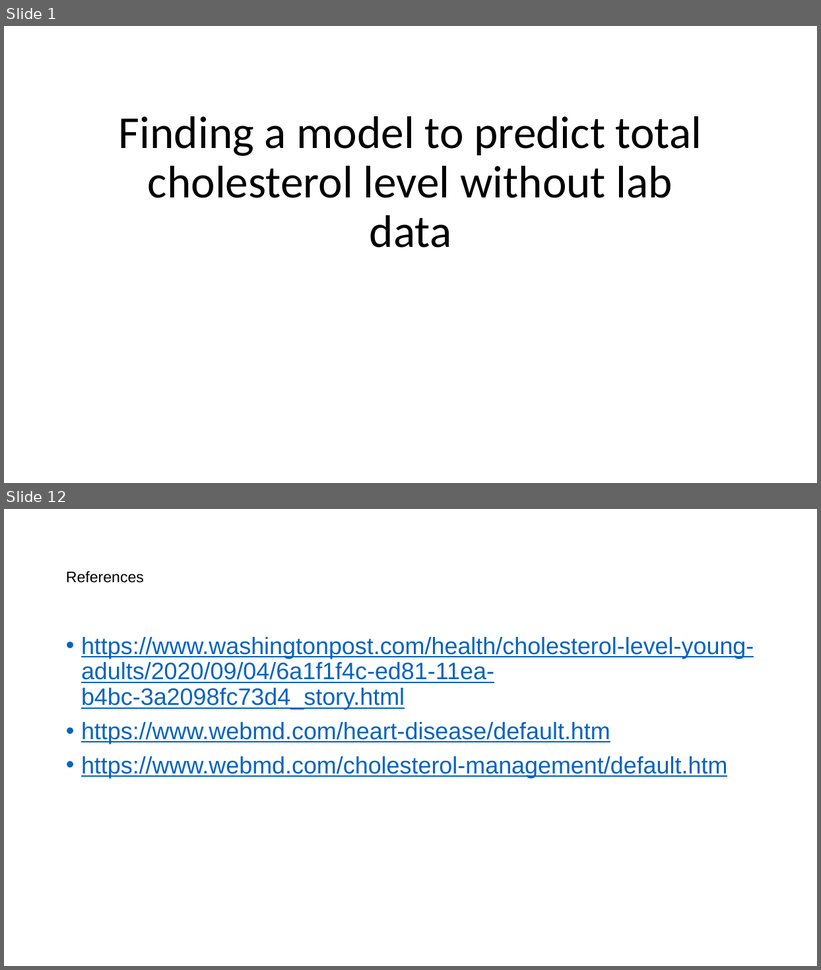
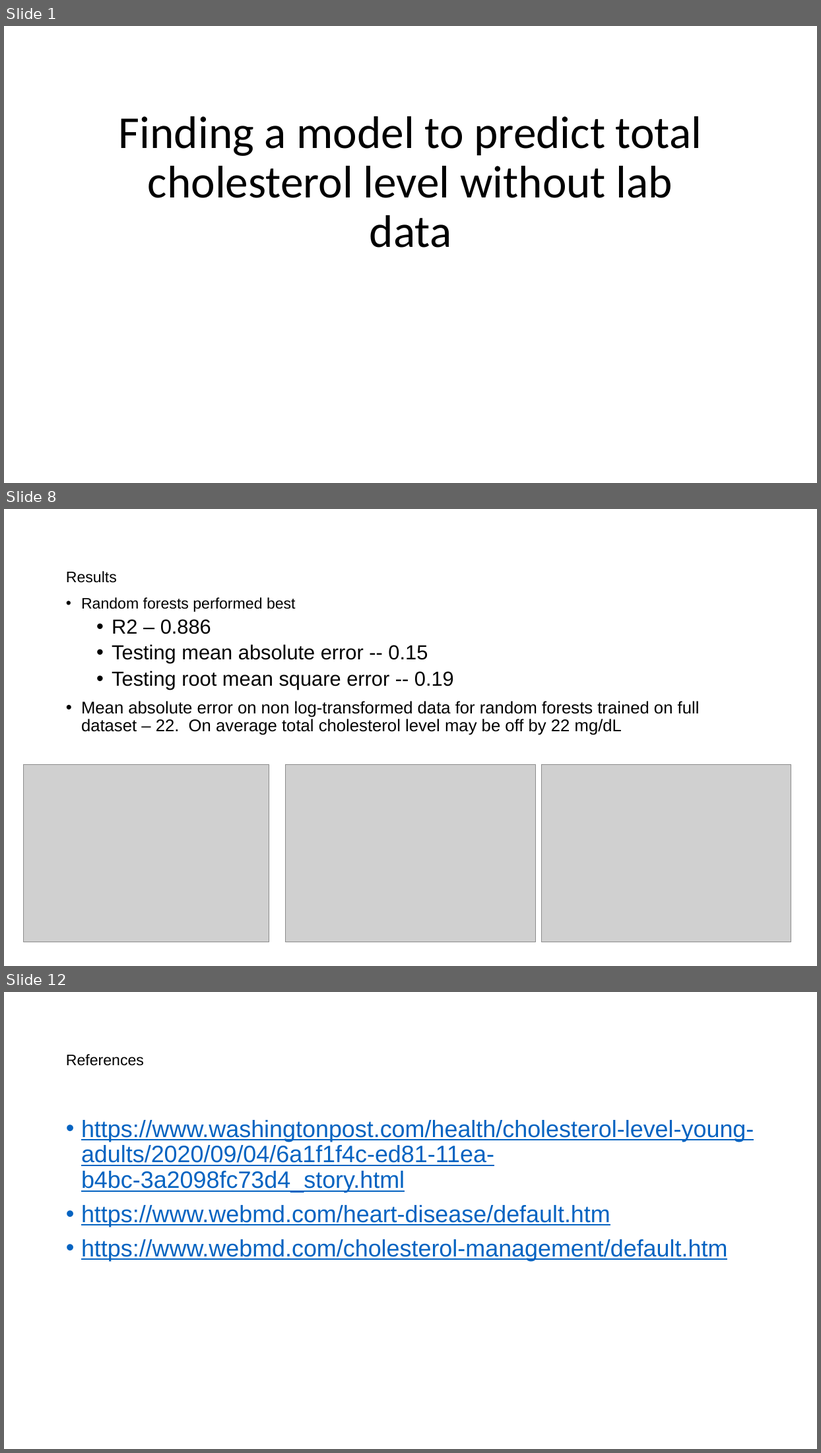
Before and after one commit to mathisme/ThinkfulDSFinalCapstone, a slide deck: Presentation.pptx. Shown one above the other, each under a label of ours: slides 1 and 12 before the commit, slides 1, 8 and 12 after it; the slides between them are not shown. The pictures are 821x970 and 821x1453 pixels, drawn with LibreOffice and Linux fonts; fonts in the diff are those of the drawing; grey boxes stand for pictures. Boxes give left, top, right and bottom in pixels: in the first picture for what was removed or moved away, otherwise in the second. Text is boxed around its words. In the diff, an @@ line names an element or a change of style, - is before the commit and + after.

```diff
--- a/Presentation.pptx
+++ b/Presentation.pptx
@@ slide 8 added at box(4, 509, 817, 966), background #FFFFFF @@
@@ title added at box(66, 571, 117, 583), 18 pt, text #000000 @@
+Results
@@ text added at box(81, 597, 700, 735), 20 pt, text #000000 @@
+• Random forests performed best
+  • R2 – 0.886
+  • Testing mean absolute error -- 0.15
+  • Testing root mean square error -- 0.19
+• Mean absolute error on non log-transformed data for random forests trained on full dataset – 22. On average total cholesterol level may be off by 22 mg/dL
@@ picture added at box(24, 764, 269, 942) @@
@@ picture added at box(286, 764, 535, 942) @@
@@ picture added at box(542, 764, 791, 942) @@
```
Also in this commit, not shown: 8 slides changed, 4 other slides added, 3 slides removed, 1 other file.
